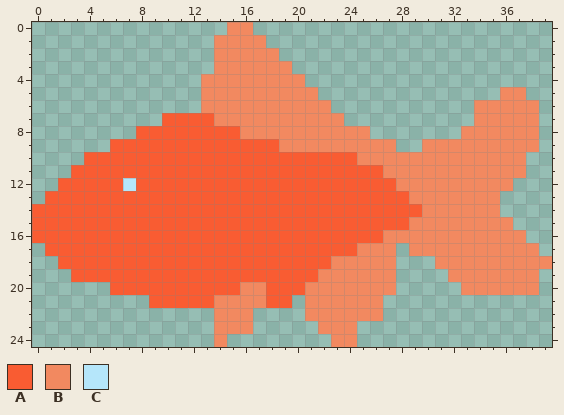
Pixel-art sprite, stored at img/fish/goldFish1.png. That is the earlier state.
The file is 80x50 pixels, drawn in blocks of 2x2; one block is one cell here.
Palette (. is transparent): A #f95c32  B #f28960  C #b5e6fa
Pixels before, first column x 0:
 0 ...............BB.......................
 1 ..............BBBB......................
 2 ..............BBBBB.....................
 3 ..............BBBBBB....................
 4 .............BBBBBBBB...................
 5 .............BBBBBBBBB..............BB..
 6 .............BBBBBBBBBB...........BBBBB.
 7 ..........AAAABBBBBBBBBB..........BBBBB.
 8 ........AAAAAAAABBBBBBBBBB.......BBBBBB.
 9 ......AAAAAAAAAAAAABBBBBBBBB..BBBBBBBBB.
10 ....AAAAAAAAAAAAAAAAAAAAABBBBBBBBBBBBB..
11 ...AAAAAAAAAAAAAAAAAAAAAAAABBBBBBBBBBB..
12 ..AAAAACAAAAAAAAAAAAAAAAAAAABBBBBBBBB...
13 .AAAAAAAAAAAAAAAAAAAAAAAAAAAABBBBBBB....
14 AAAAAAAAAAAAAAAAAAAAAAAAAAAAAABBBBBB....
15 AAAAAAAAAAAAAAAAAAAAAAAAAAAAABBBBBBBB...
16 AAAAAAAAAAAAAAAAAAAAAAAAAAABBBBBBBBBBB..
17 .AAAAAAAAAAAAAAAAAAAAAAAABBB.BBBBBBBBBB.
18 ..AAAAAAAAAAAAAAAAAAAAABBBBB...BBBBBBBBB
19 ...AAAAAAAAAAAAAAAAAAABBBBBB....BBBBBBB.
20 ......AAAAAAAAAABBAAABBBBBBB.....BBBBBB.
21 .........AAAAABBBBAA.BBBBBB.............
22 ..............BBB....BBBBBB.............
23 ..............BBB.....BBB...............
24 ..............B........BB...............
After the commit:
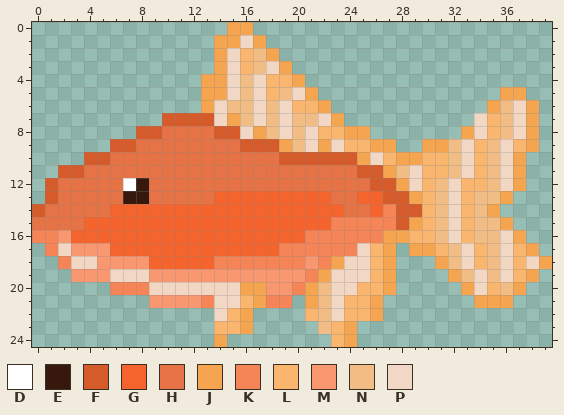
Colours new in this view: D #ffffff  E #36180c  F #d55b2b  G #f4642c  H #e67346  J #f5a54f  K #f58457  L #fab66e  M #f99770  N #f1bd85  P #f2d8c4
Changes in this commit:
Changed rows in their new state; - is an unchanged pixel.
first column x 0:
 0 ---------------JJ-----------------------
 1 --------------JJPJ----------------------
 2 --------------JPLNJ---------------------
 3 --------------JPLNPJ--------------------
 4 -------------JJPNPLLJ-------------------
 5 -------------JJPNPLNPJ--------------JJ--
 6 -------------JPNNPNPLLJ-----------.JNPJ-
 7 ----------FFFFPJNPNPNNPJ----------PLNPJ-
 8 --------FFHHHHFFPJNPNPLLJJ-------JPLNPJ-
 9 ------FFHHHHHHHHFFFJNPJPLLJJ--JJNPLNPLJ-
10 ----FFHHHHHHHHHHHHHFFFFFFJPLJJLLNPLNPJ--
11 --FFHHHHHHHHHHHHHHHHHHHHHFFJNPLLNPLNPJ--
12 -FHHHHHDEHHHHHHHHHHHHHHHHHFFJPLNPLLNPJ--
13 -FHHHHHEEHHHHHGGGGGGGGGHHGGFFJLNPLNNJ---
14 FHHHHHGGGGGGGGGGGGGGGGGGHHGKFFLNPLNJ----
15 HHHHGGGGGGGGGGGGGGGGGGGKKKKKFJLNPLNNJ---
16 KKMGGGGGGGGGGGGGGGGGGKKKKKKJJLLNPLNNPJ--
17 -KPMMMGGGGGGGGGGGGGKKKKKKPLJ-JJLNPLNPLJ-
18 --KPPMMMMGGGGGKKKKKKKMKJPPLJ---JNPLNPLPJ
19 ---MMMPPPMMMMMMMMMMMMKJPPPLJ----JNPNPLJ-
20 ------KKKPPPPPPPJJMMKJNPPLLJ-----JPLNJ.-
21 ---------MMMMKPPLJKK-JNPLLJ-------JJJ---
22 --------------PLJ----LNPLLJ-------------
23 --------------LLJ-----NLJ---------------
24 --------------J--------LJ---------------
Where, in picture pixels (left, top, right, bottom), the same in both pictures:
changed: (32, 22, 552, 347)
